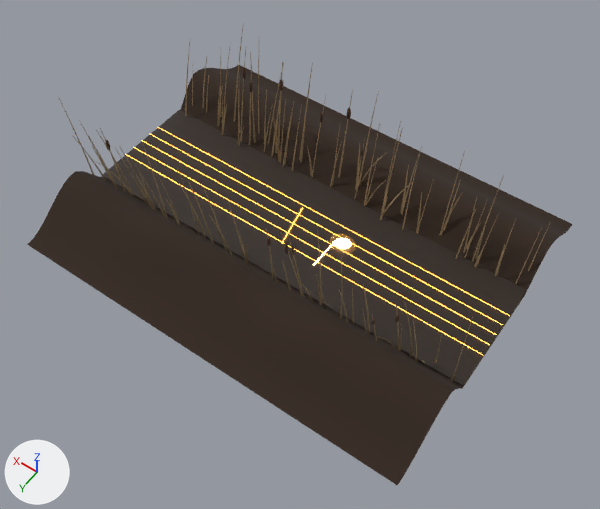
The glTF model assets/streams/stream_segment/stream_segment.glb, before and after one commit.
One viewpoint serves both versions: a 50 mm lens placed at (-0.85, 4.04, 6.01), pointed at (1.75, 0.39, 0.28). The lights are fixed; the arrows at lower left show +X, +Y and +Z. The first picture is the older version. Where no turn or scale is listed for an object, it has been applied to the vertices.

Names of what the first picture shows: 'Stream_BankL', 'Stream_BankR', 'Stream_ReedBlades_R', 'Stream_ReedStalks_L', 'Stream_ReedStalks_R', 'Stream_Water' and 11 more.
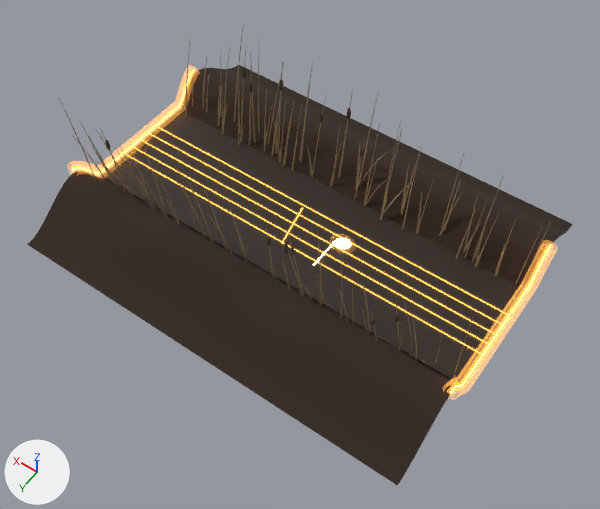
ob_port_in_halo is not drawn itself; it is the parent of ob_stream_port_in_ring0, ob_stream_port_in_ring1, ob_stream_port_in_ring2.
ob_port_out_halo is not drawn itself; it is the parent of ob_stream_port_out_ring0, ob_stream_port_out_ring1, ob_stream_port_out_ring2.

Boxes [x1, y1, x2, y2] around the edits, measured in the pictures (600 x 509 px):
'Stream_Port_in_Ring2', rescaled (not visible before): after [443, 240, 558, 400]
'Stream_Port_out_Ring2', rescaled (not visible before): after [67, 65, 200, 179]
'Stream_StaffHalo3', rescaled (not visible before): after [137, 149, 483, 342]
'Stream_StaffHalo4', rescaled (not visible before): after [129, 156, 476, 352]
'Stream_StaffHalo0', rescaled (not visible before): after [161, 129, 503, 312]
'Stream_StaffHalo2', rescaled (not visible before): after [145, 142, 490, 332]
'Stream_StaffHalo1', rescaled (not visible before): after [153, 135, 496, 322]
'Stream_Port_in_Ring1', rescaled (not visible before): after [447, 386, 457, 396]
'Stream_Port_out_Ring1', rescaled (not visible before): after [70, 165, 77, 173]

Edits to the bpy script that builds the scene:
```text
Change ob_port_in_halo:
    ob_port_in_halo.scale: (0.0, 0.0, 0.0) -> (1.0, 1.0, 1.0)
Change ob_stream_port_in_ring1:
    ob_stream_port_in_ring1.scale: (0.0, 0.0, 0.0) -> (1.0, 1.0, 1.0)
Change ob_stream_port_in_ring2:
    ob_stream_port_in_ring2.scale: (0.0, 0.0, 0.0) -> (1.0, 1.0, 1.0)
Change ob_port_out_halo:
    ob_port_out_halo.scale: (0.0, 0.0, 0.0) -> (1.0, 1.0, 1.0)
Change ob_stream_port_out_ring0:
    ob_stream_port_out_ring0.scale: (0.0, 0.0, 0.0) -> (1.0, 1.0, 1.0)
Change ob_stream_port_out_ring2:
    ob_stream_port_out_ring2.scale: (0.0, 0.0, 0.0) -> (1.0, 1.0, 1.0)
Change ob_stream_staffhalo0:
    ob_stream_staffhalo0.scale: (0.0, 0.0, 0.0) -> (1.0, 1.0, 1.0)
Change ob_stream_staffhalo1:
    ob_stream_staffhalo1.scale: (0.0, 0.0, 0.0) -> (1.0, 1.0, 1.0)
Change ob_stream_staffhalo2:
    ob_stream_staffhalo2.scale: (0.0, 0.0, 0.0) -> (1.0, 1.0, 1.0)
Change ob_stream_staffhalo3:
    ob_stream_staffhalo3.scale: (0.0, 0.0, 0.0) -> (1.0, 1.0, 1.0)
Change ob_stream_staffhalo4:
    ob_stream_staffhalo4.scale: (0.0, 0.0, 0.0) -> (1.0, 1.0, 1.0)
```
